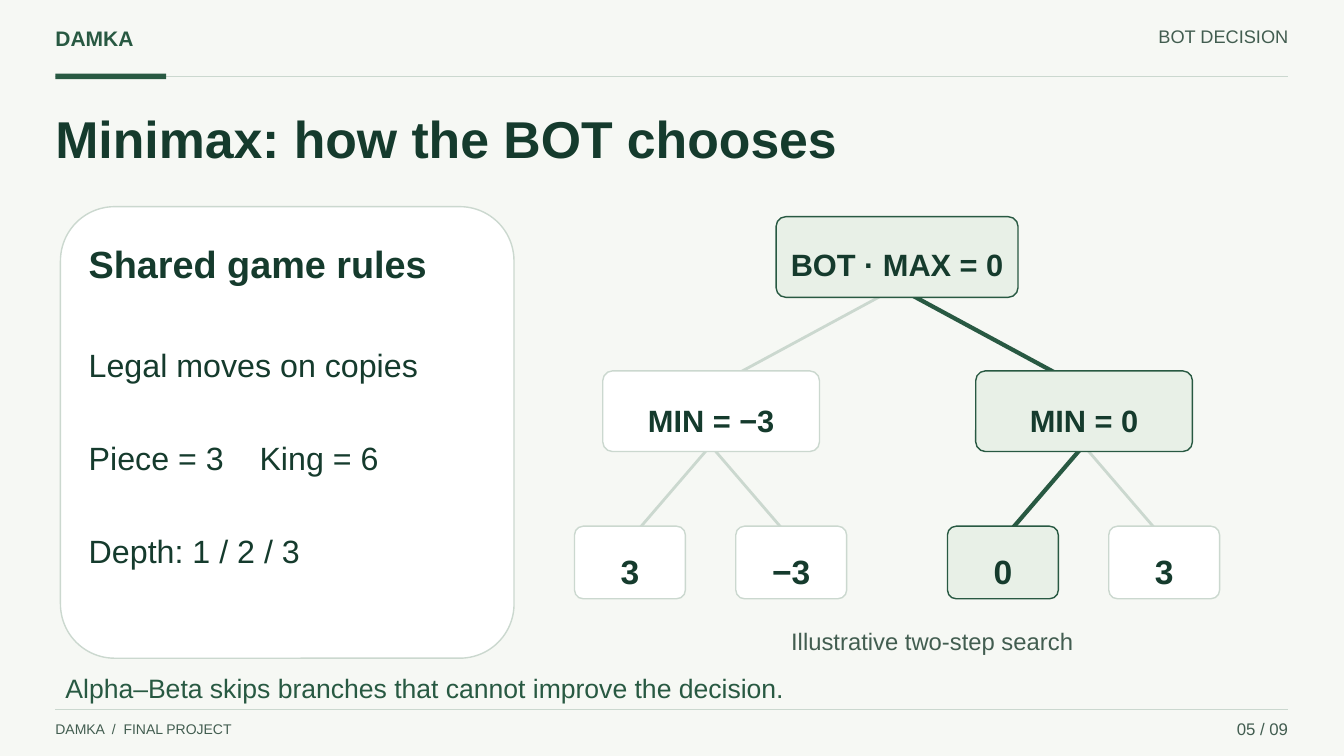
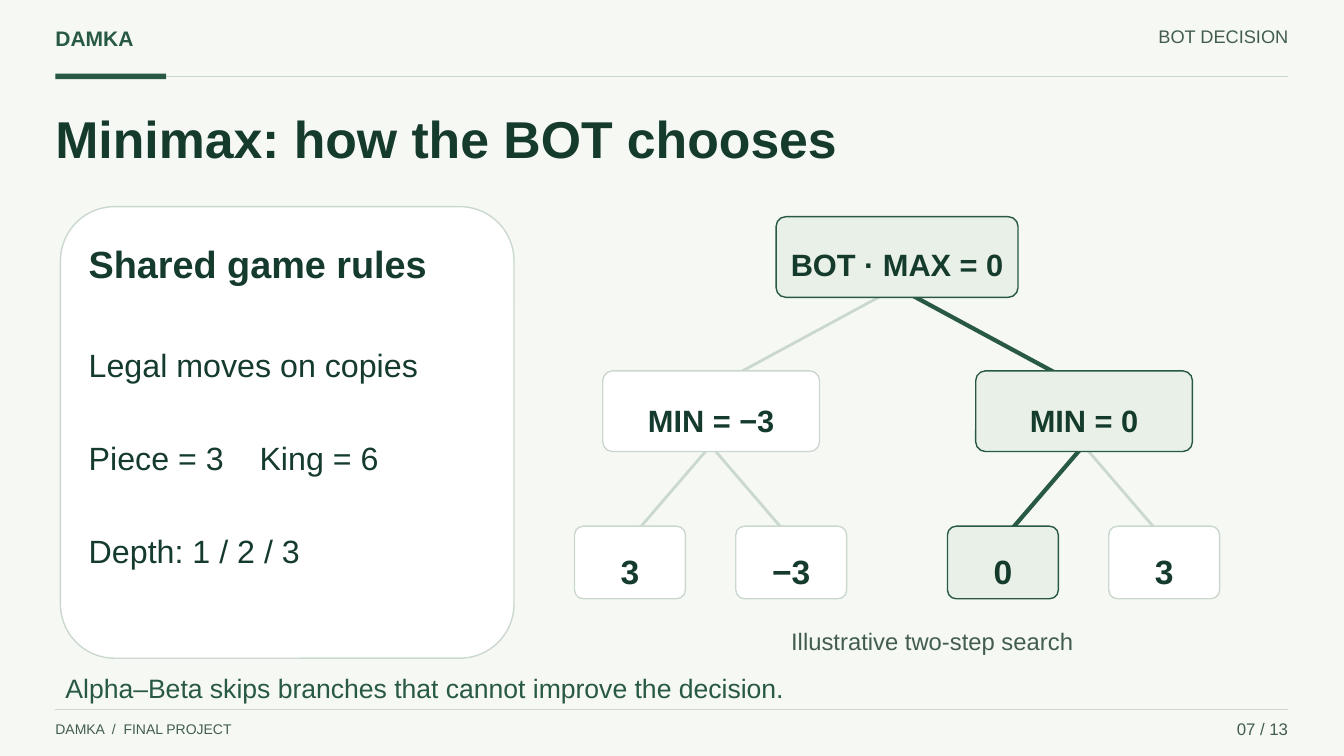
Before and after one commit to MuthannaFrhat/damka-game, a slide deck: slide 7 of docs/presentation/Damka_Presentation.pptx (slide 5 before the commit). Drawn at 1344x756 pixels with LibreOffice and Linux fonts; fonts in the diff are those of the drawing. Boxes give left, top, right and bottom in pixels: in the first picture for what was removed or moved away, otherwise in the second. Text is boxed around its words. In the diff, an @@ line names an element or a change of style, - is before the commit and + after.

```diff
--- a/docs/presentation/Damka_Presentation.pptx
+++ b/docs/presentation/Damka_Presentation.pptx
@@ text at (1237,723,1288,735): text changed @@
-05 / 09
+07 / 13
```
Also in this commit, not shown: 7 other slides changed, 5 slides added, 1 slide removed, 4 other files.
